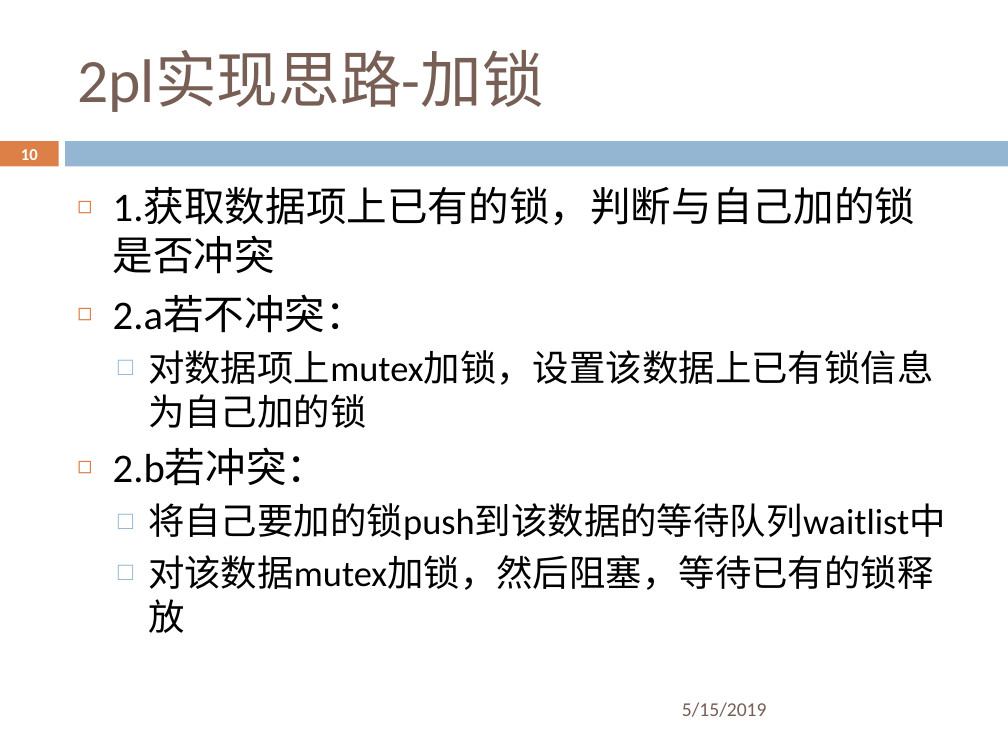
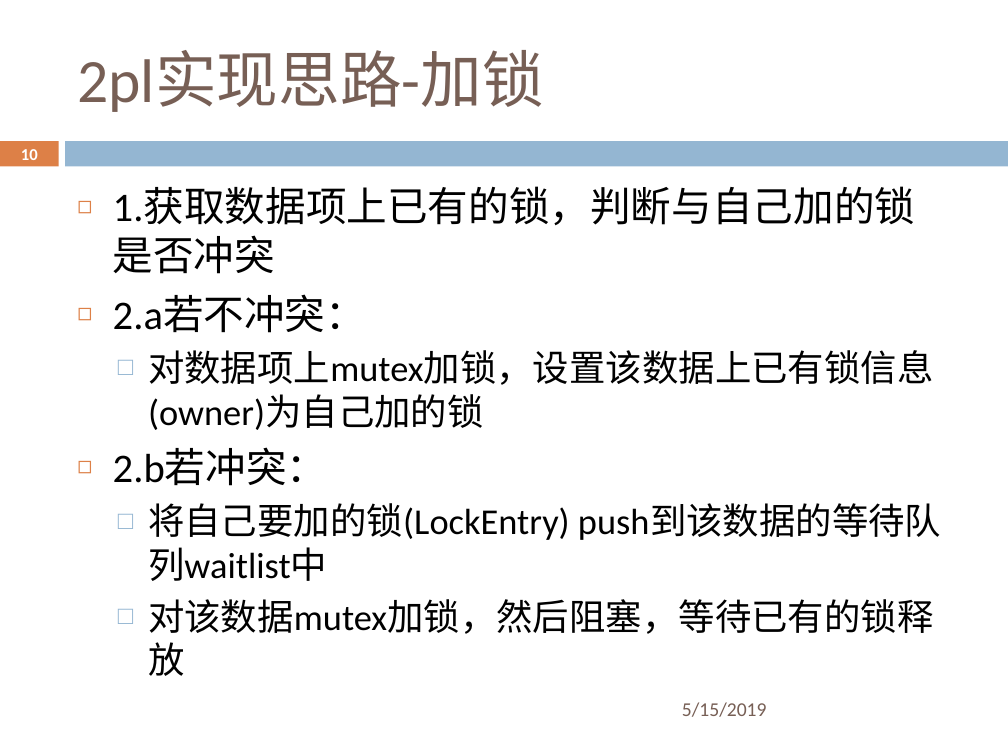
Before and after one commit to ZhangZihao270/DaSE_DBMS_Implemention, a slide deck: slide 10 of 并发控制/cc_lock/cc_lock.pptx. Drawn at 1008x756 pixels with LibreOffice and Linux fonts; fonts in the diff are those of the drawing; background and template pictures are left out. Boxes give left, top, right and bottom in pixels: in the first picture for what was removed or moved away, otherwise in the second. Text is boxed around its words. In the diff, an @@ line names an element or a change of style, - is before the commit and + after.

Commit message:
update cc_lock slides

```diff
--- a/并发控制/cc_lock/cc_lock.pptx
+++ b/并发控制/cc_lock/cc_lock.pptx
@@ text at [148, 350, 934, 430]: text changed @@
-  □ 对数据项上mutex加锁，设置该数据上已有锁信息为自己加的锁
+  □ 对数据项上mutex加锁，设置该数据上已有锁信息(owner)为自己加的锁
@@ text at [148, 503, 570, 540]: text changed @@
-  □ 将自己要加的锁push到该数据的等待队列waitlist中
+  □ 将自己要加的锁(LockEntry) push到该数据的等待队列waitlist中
```
Also in this commit, not shown: 4 other slides changed.
